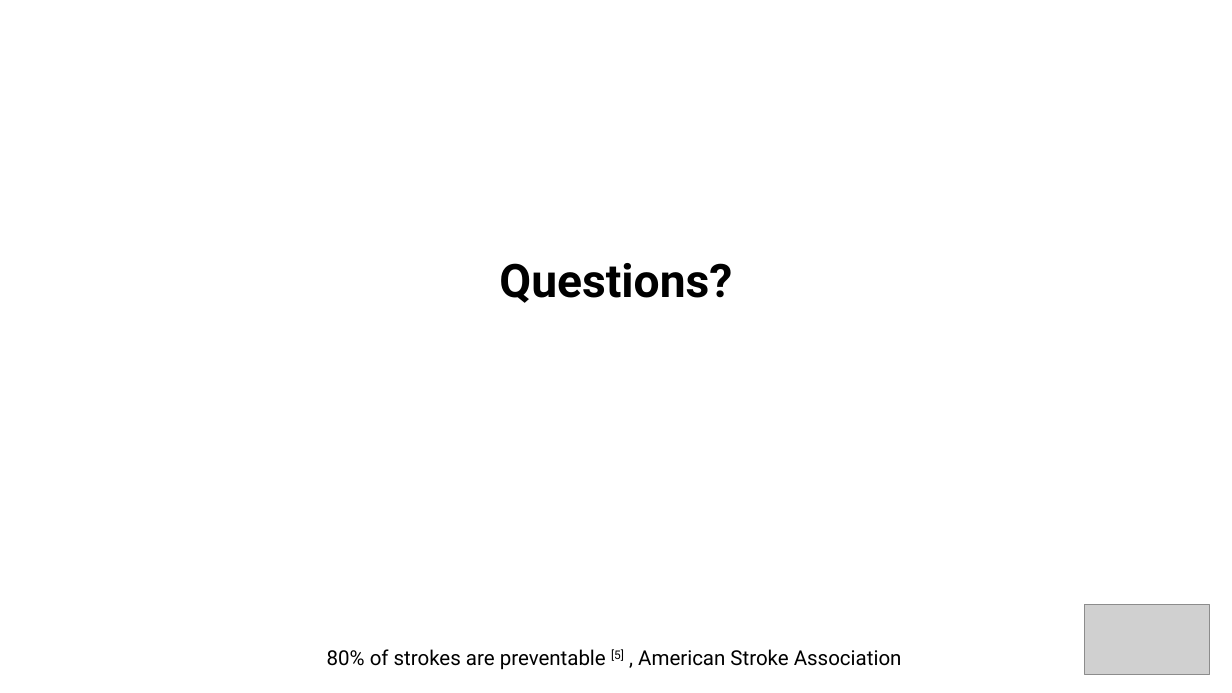
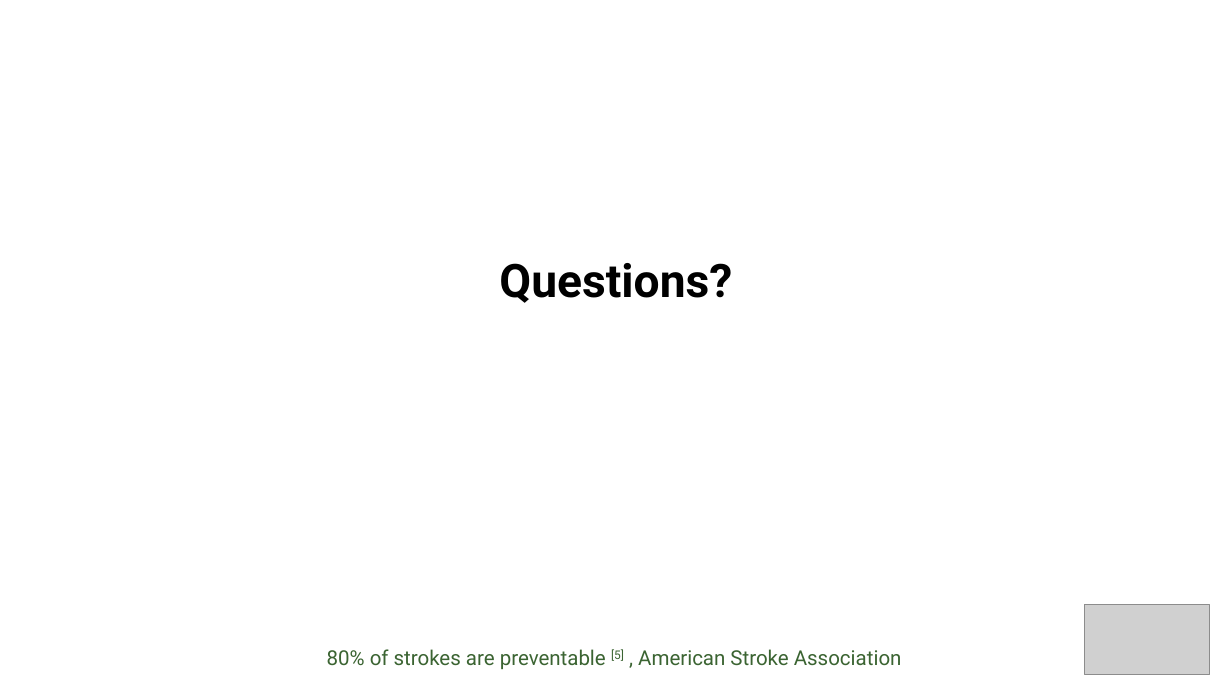
Before and after one commit to ykrasnikov/Stroke_Analysis_and_Prediction, a slide deck: slide 8 of Stroke/Presentation/Stroke_Prediction_presentation.pptx (slide 9 before the commit). Drawn at 1232x693 pixels with LibreOffice and Linux fonts; fonts in the diff are those of the drawing; grey boxes stand for pictures; background and template pictures are left out. Boxes give left, top, right and bottom in pixels: in the first picture for what was removed or moved away, otherwise in the second. Text is boxed around its words. In the diff, an @@ line names an element or a change of style, - is before the commit and + after.

```diff
--- a/Stroke/Presentation/Stroke_Prediction_presentation.pptx
+++ b/Stroke/Presentation/Stroke_Prediction_presentation.pptx
@@ text "80% of strokes are preventable ..." at <box>327,649,902,669</box>: text colour #000000 to #3B6432 @@
```
Also in this commit, not shown: 1 other slide changed.
